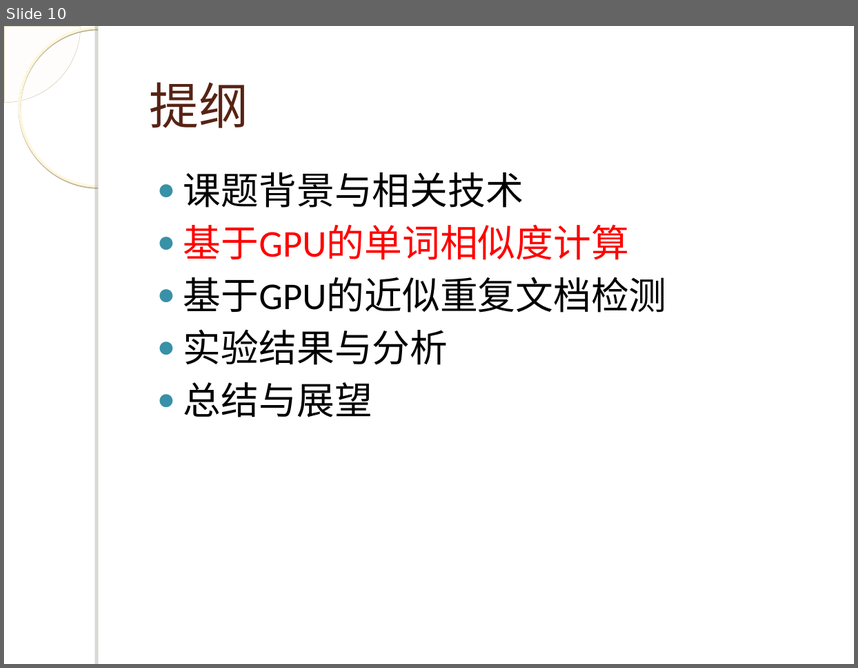
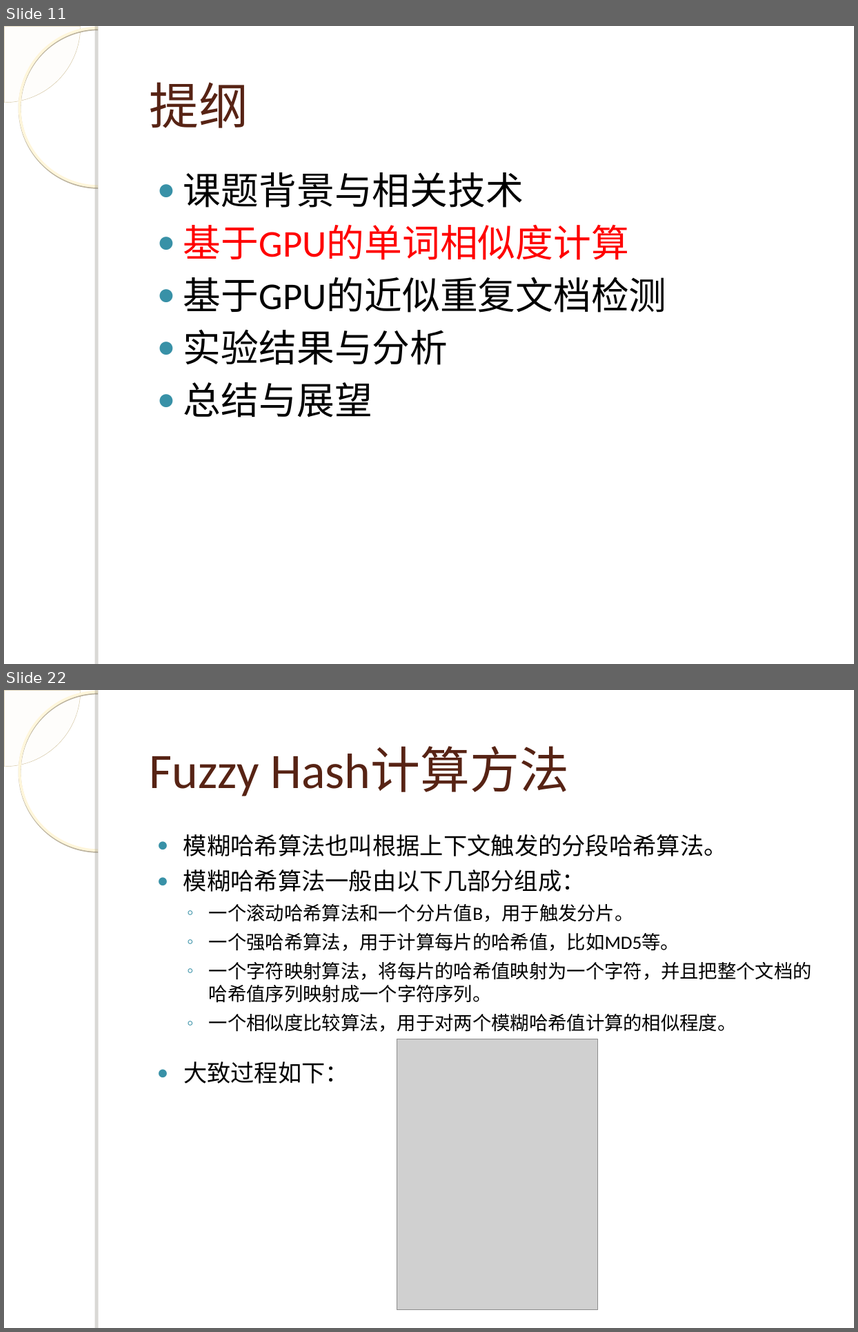
Before and after one commit to WangJunqiao/Tech-Study, a slide deck: 答辩.ppt. Shown one above the other, each under a label of ours: slide 10 before the commit, slides 11 and 22 after it; the slides between them are not shown. The pictures are 858x668 and 858x1332 pixels, drawn with LibreOffice and Linux fonts; fonts in the diff are those of the drawing; grey boxes stand for pictures; background and template pictures are left out. Boxes give left, top, right and bottom in pixels: in the first picture for what was removed or moved away, otherwise in the second. Text is boxed around its words. In the diff, an @@ line names an element or a change of style, - is before the commit and + after.

```diff
--- a/答辩.ppt
+++ b/答辩.ppt
@@ slide 22 added at (4,690,854,1328), background picture (left out); not listed: 4 template elements that a slide beside it also shows @@
@@ title added at (150,747,569,796), 42 pt, text #572314 @@
+Fuzzy Hash计算方法
@@ text added at (183,834,812,1032), 16 pt, text #000000 @@
+● 模糊哈希算法也叫根据上下文触发的分段哈希算法。
+● 模糊哈希算法一般由以下几部分组成：
+  ◦ 一个滚动哈希算法和一个分片值B，用于触发分片。
+  ◦ 一个强哈希算法，用于计算每片的哈希值，比如MD5等。
+  ◦ 一个字符映射算法，将每片的哈希值映射为一个字符，并且把整个文档的哈希值序列映射成一个字符序列。
+  ◦ 一个相似度比较算法，用于对两个模糊哈希值计算的相似程度。
@@ picture added at (397,1038,598,1309) @@
@@ text added at (183,1061,349,1083), 20 pt, text #000000 @@
+● 大致过程如下：
@@ what was slide 10 is now slide 11 @@
```
Also in this commit, not shown: 4 slides changed, 24 other slides added, 1 slide removed, 1 other file.
